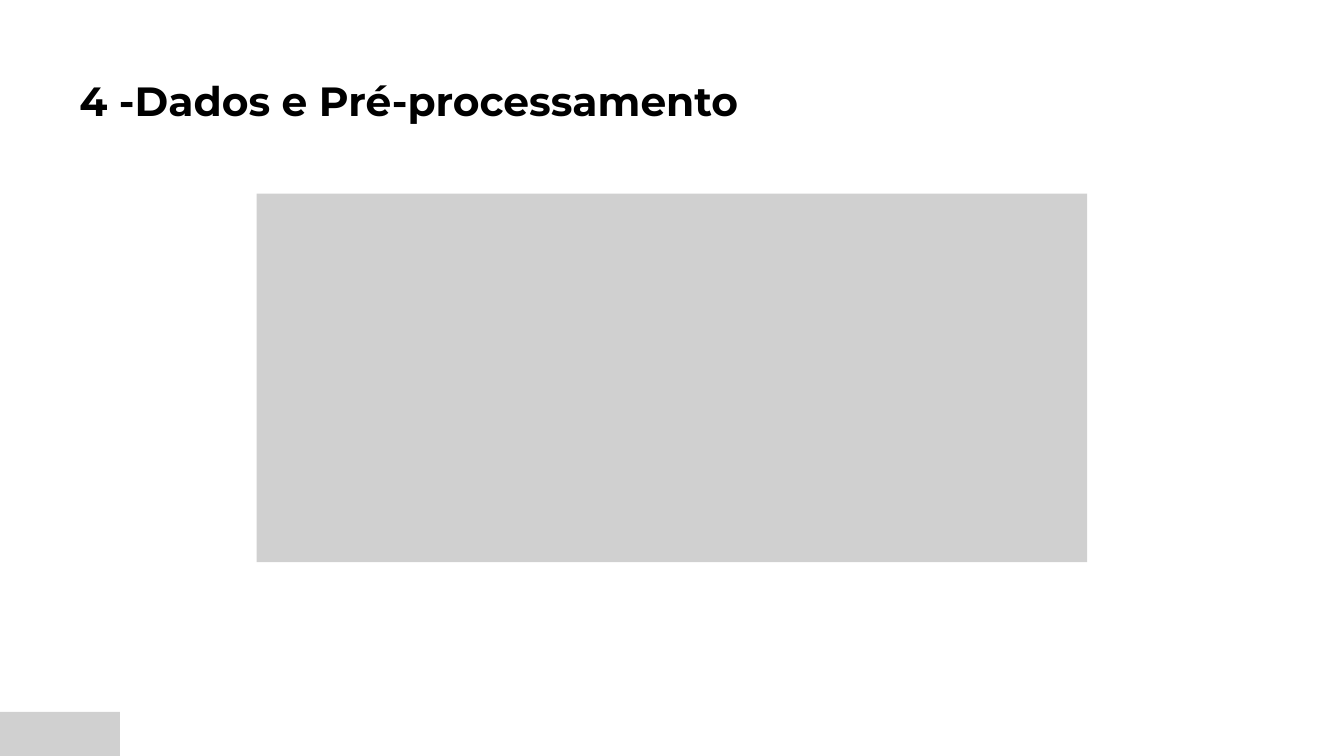
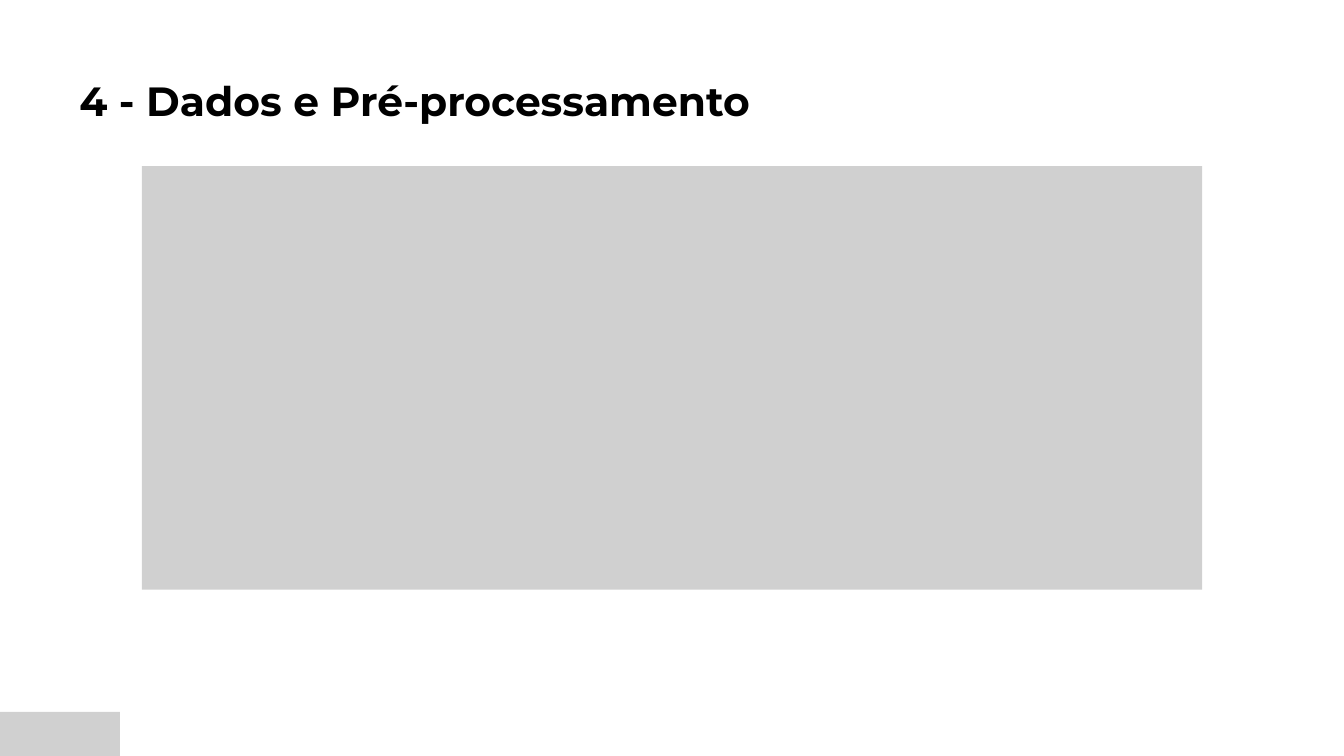
Before and after one commit to GoncaloGarranha/drug-recommender-system, a slide deck: slide 4 of docs/entregas/TFM-fase-desenvolvimento.pptx. Drawn at 1344x756 pixels with LibreOffice and Linux fonts; fonts in the diff are those of the drawing; grey boxes stand for pictures. Boxes give left, top, right and bottom in pixels: in the first picture for what was removed or moved away, otherwise in the second. Text is boxed around its words. In the diff, an @@ line names an element or a change of style, - is before the commit and + after.

```diff
--- a/docs/entregas/TFM-fase-desenvolvimento.pptx
+++ b/docs/entregas/TFM-fase-desenvolvimento.pptx
@@ text at (79, 85, 750, 124): spaces changed @@
-4 -Dados e Pré‑processamento
+4 - Dados e Pré‑processamento
@@ picture: place and size @@
-picture at (257, 194, 1087, 562)
+picture at (142, 166, 1202, 589)
```
Also in this commit, not shown: 7 other slides changed, 1 slide added.
